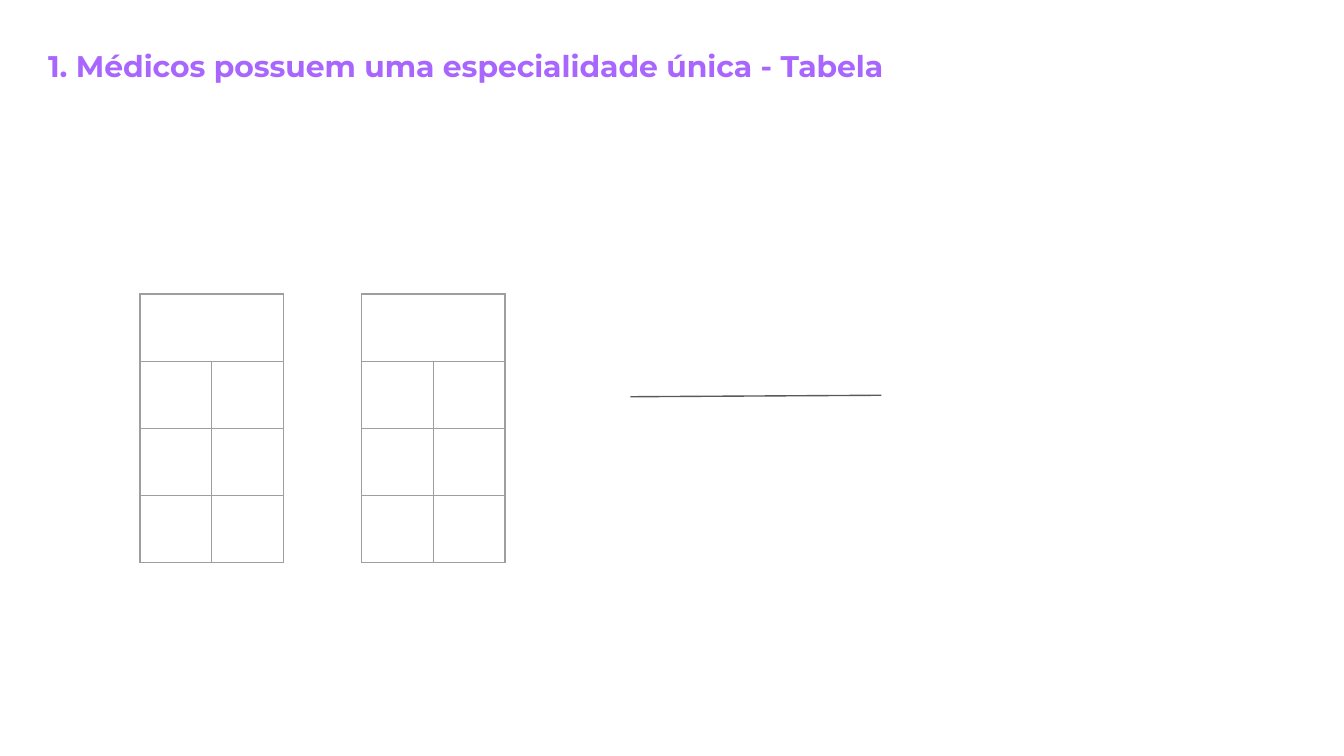
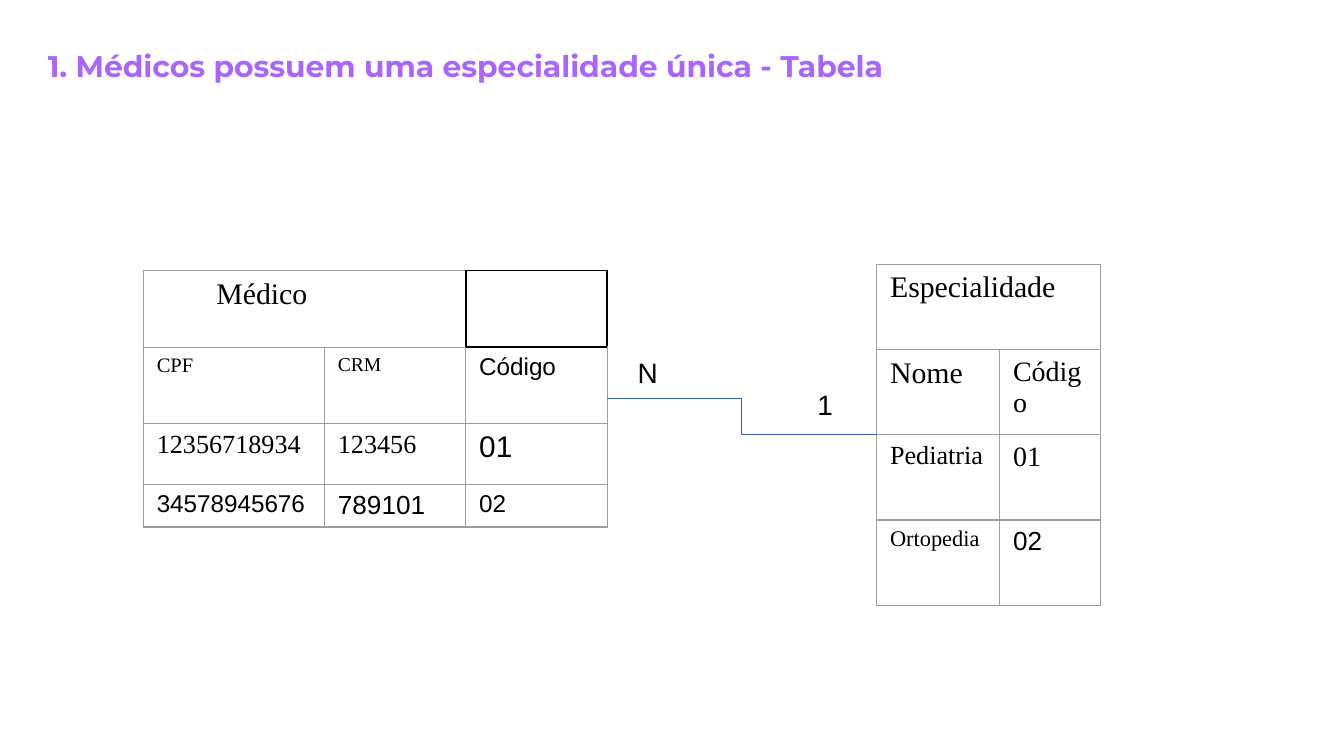
Before and after one commit to reprograma/On11-TodasEmTech-s12-BD, a slide deck: slide 3 of Representação Gráfica (MER) e Tabela Relacional.pptx. Drawn at 1344x756 pixels with LibreOffice and Linux fonts; fonts in the diff are those of the drawing. Boxes give left, top, right and bottom in pixels: in the first picture for what was removed or moved away, otherwise in the second. Text is boxed around its words. In the diff, an @@ line names an element or a change of style, - is before the commit and + after.

```diff
--- a/Representação Gráfica (MER) e Tabela Relacional.pptx
+++ b/Representação Gráfica (MER) e Tabela Relacional.pptx
@@ table added at box(876, 265, 1101, 605), 4 rows, 2 columns @@
+Especialidade | 
+Nome | Código
+Pediatria | 01
+Ortopedia | 02
@@ table removed at box(140, 294, 282, 735), 4 rows, 2 columns @@
- | 
- | 
- | 
- | 
@@ table added at box(144, 270, 607, 527), 4 rows, 3 columns @@
+Médico |  | 
+CPF | CRM | Código
+12356718934 | 123456 | 01
+34578945676 | 789101 | 02
@@ table removed at box(362, 294, 504, 735), 4 rows, 2 columns @@
- | 
- | 
- | 
- | 
@@ text added at box(638, 363, 658, 383), 15 pt, text #000000 @@
+N
@@ elbow line added from (607, 399) to (876, 435), #3465A4 0.75 pt @@
@@ line removed from (630, 396) to (882, 395) @@
@@ text added at box(817, 395, 833, 415), 15 pt, text #000000 @@
+1
```
Also in this commit, not shown: 7 other slides changed.
